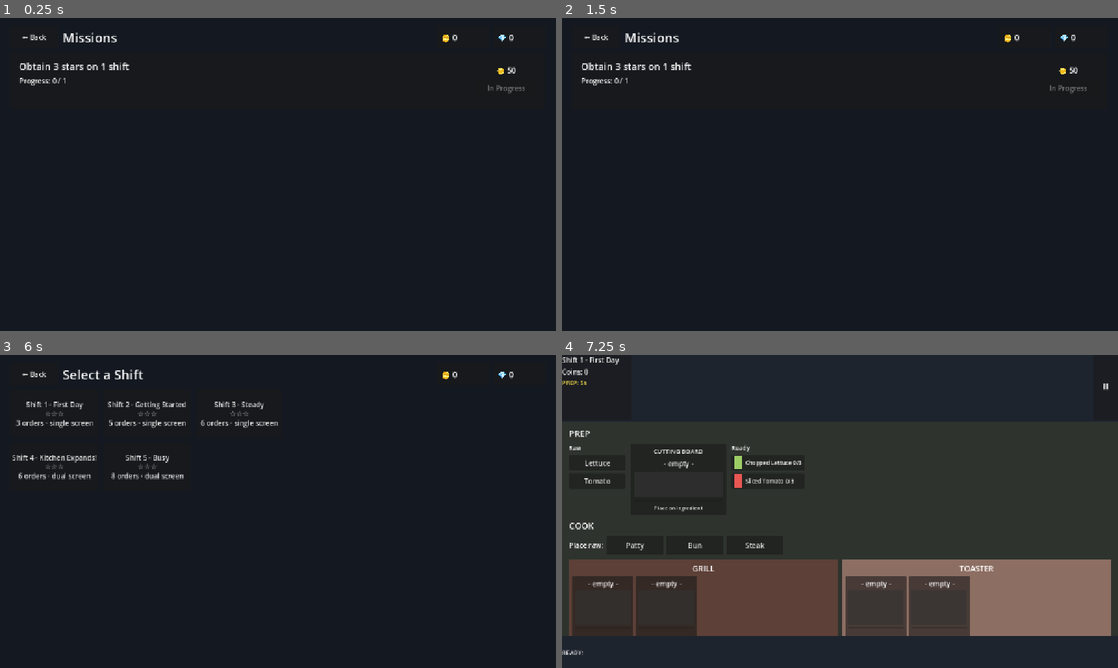
Above: before the commit, frames 1-4 (two rows, left to right).
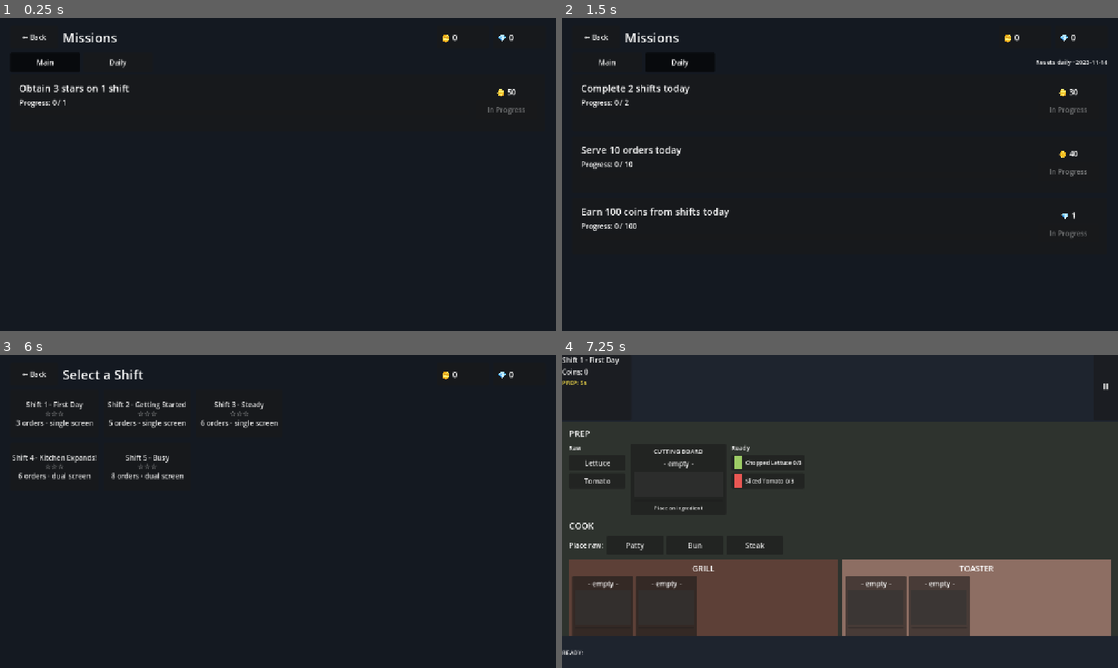
Above: after the commit, the same moments.

Repository: UnrealPenguin/cooking-prototype
Game: Godot game, scene res://scenes/Missions.tscn
Two runs of this game, one before a commit and one after it. Both use one fixed random seed, a clock stepped at 60 frames per second and the inputs below. This scene is started directly instead of the project's main scene.
Inputs (mouse positions are in pixels of both pictures, inside the frame that each line leads up to):
- Up to frame 1 (0.25 s): no input
- Up to frame 2 (1.5 s): click (606, 61) at 0.5 s, where only the run after the commit has a clickable "Main"; click (678, 61) at 1.25 s, where only the run after the commit has a clickable "Daily"
- Up to frame 3 (6 s): click (44, 398) at 2 s, where only the run after the commit has a clickable "Main"; click (116, 398) at 2.75 s, where only the run after the commit has a clickable "Daily"; click (44, 398) at 3.5 s, where only the run after the commit has a clickable "Main"; click (116, 398) at 4.25 s, where only the run after the commit has a clickable "Daily"; click "← Back" at 5 s; click "Play" at 5.75 s
- Up to frame 4 (7.25 s): click "Shift 1 - First Day ☆☆☆ 3 ord…" at 6.5 s

The runs differ from the first frame. In frame 1, 1.0% of the frame differs, in the area x 3-95%, y 13-31%; in frame 2, 2.1%, in the area x 3-98%, y 13-71%; in frame 3, less than 0.1%; in frame 4, less than 0.1%.

Commit message:
added daily mission

Diff:
--- /dev/null
+++ b/data/daily_missions.json
@@ -0,0 +1,26 @@
+[
+  {
+    "id": "daily_shifts_2",
+    "description": "Complete 2 shifts today",
+    "type": "shifts_completed_today",
+    "count": 2,
+    "reward_coins": 30,
+    "reward_gems": 0
+  },
+  {
+    "id": "daily_orders_10",
+    "description": "Serve 10 orders today",
+    "type": "orders_served_today",
+    "count": 10,
+    "reward_coins": 40,
+    "reward_gems": 0
+  },
+  {
+    "id": "daily_coins_100",
+    "description": "Earn 100 coins from shifts today",
+    "type": "coins_earned_today",
+    "count": 100,
+    "reward_coins": 0,
+    "reward_gems": 1
+  }
+]
--- a/scenes/Missions.tscn
+++ b/scenes/Missions.tscn
@@ -79,13 +79,48 @@
 text = "💎 0"
 vertical_alignment = 1
 
+[node name="Tabs" type="HBoxContainer" parent="."]
+layout_mode = 1
+anchors_preset = 10
+anchor_right = 1.0
+offset_left = 24.0
+offset_top = 80.0
+offset_right = -24.0
+offset_bottom = 124.0
+grow_horizontal = 2
+theme_override_constants/separation = 8
+
+[node name="MainTabBtn" type="Button" parent="Tabs"]
+unique_name_in_owner = true
+custom_minimum_size = Vector2(160, 40)
+layout_mode = 2
+toggle_mode = true
+button_pressed = true
+text = "Main"
+
+[node name="DailyTabBtn" type="Button" parent="Tabs"]
+unique_name_in_owner = true
+custom_minimum_size = Vector2(160, 40)
+layout_mode = 2
+toggle_mode = true
+text = "Daily"
+
+[node name="DailyResetLabel" type="Label" parent="Tabs"]
+unique_name_in_owner = true
+layout_mode = 2
+size_flags_horizontal = 3
+horizontal_alignment = 2
+vertical_alignment = 1
+theme_override_font_sizes/font_size = 14
+text = ""
+
 [node name="Scroll" type="ScrollContainer" parent="."]
 layout_mode = 1
 anchors_preset = 15
 anchor_right = 1.0
 anchor_bottom = 1.0
 offset_left = 24.0
-offset_top = 80.0
+offset_top = 130.0
 offset_right = -24.0
 offset_bottom = -24.0
 grow_horizontal = 2
--- a/scripts/Main.gd
+++ b/scripts/Main.gd
@@ -664,6 +664,7 @@
 		_stage_angry = true
 	_stage_coins += coins
 	GameManager.add_coins(coins)
+	MissionManager.track_coins_earned(coins)
 	_update_stats()
 	_consume_from_tray(card.recipe.get("components", []))
 	_active_orders.erase(card)
--- a/scripts/MissionManager.gd
+++ b/scripts/MissionManager.gd
@@ -3,15 +3,33 @@
 signal mission_progress_changed
 signal mission_claimed(mission_id: String)
 signal all_missions_completed
+signal daily_reset
 
 var missions: Array = []
 var current_index: int = 0
+
+var daily_pool: Array = []
+var daily_date: String = ""
+var daily_missions: Array = []  # [{id, claimed}]
+var daily_stats: Dictionary = {
+	"shifts_completed": 0,
+	"orders_served": 0,
+	"coins_earned": 0,
+}
+
+var _in_claim: bool = false
 
 func _ready() -> void:
 	missions = DataLoader._load_json("res://data/missions.json")
 	if typeof(missions) != TYPE_ARRAY:
 		missions = []
+	daily_pool = DataLoader._load_json("res://data/daily_missions.json")
+	if typeof(daily_pool) != TYPE_ARRAY:
+		daily_pool = []
 	GameManager.level_stars_updated.connect(func(_id, _s): emit_signal("mission_progress_changed"))
+	GameManager.level_completed.connect(_on_level_completed)
+	GameManager.coins_changed.connect(_on_coins_changed)
+	check_daily_reset()
 
 func has_active_mission() -> bool:
 	return current_index < missions.size()
@@ -39,23 +57,131 @@
 	if not bool(progress.get("claimable", false)):
 		return false
 	var m: Dictionary = get_current_mission()
+	_pay_reward(m)
+	var claimed_id: String = str(m.get("id", ""))
+	current_index += 1
+	emit_signal("mission_claimed", claimed_id)
+	emit_signal("mission_progress_changed")
+	if not has_active_mission():
+		emit_signal("all_missions_completed")
+	return true
+
+func reset() -> void:
+	current_index = 0
+	daily_date = ""
+	daily_missions = []
+	daily_stats = {
+		"shifts_completed": 0,
+		"orders_served": 0,
+		"coins_earned": 0,
+	}
+	check_daily_reset()
+	emit_signal("mission_progress_changed")
+
+# ---------- Daily missions ----------
+
+func check_daily_reset() -> void:
+	var today := _today_string()
+	if daily_date != today:
+		daily_date = today
+		_pick_daily_set()
+		daily_stats = {
+			"shifts_completed": 0,
+			"orders_served": 0,
+			"coins_earned": 0,
+		}
+		emit_signal("daily_reset")
+		emit_signal("mission_progress_changed")
+
+func get_daily_entries() -> Array:
+	check_daily_reset()
+	var out: Array = []
+	for entry in daily_missions:
+		var template := _find_daily_template(str(entry.get("id", "")))
+		if template.is_empty():
+			continue
+		var current := _evaluate_daily_progress(template)
+		var target := int(template.get("count", 1))
+		var claimed := bool(entry.get("claimed", false))
+		out.append({
+			"template": template,
+			"current": min(current, target),
+			"target": target,
+			"claimable": (not claimed) and current >= target,
+			"claimed": claimed,
+		})
+	return out
+
+func claim_daily(mission_id: String) -> bool:
+	check_daily_reset()
+	for entry in daily_missions:
+		if str(entry.get("id", "")) != mission_id:
+			continue
+		if bool(entry.get("claimed", false)):
+			return false
+		var template := _find_daily_template(mission_id)
+		if template.is_empty():
+			return false
+		var current := _evaluate_daily_progress(template)
+		if current < int(template.get("count", 1)):
+			return false
+		entry["claimed"] = true
+		_pay_reward(template)
+		emit_signal("mission_claimed", mission_id)
+		emit_signal("mission_progress_changed")
+		return true
+	return false
+
+func _pick_daily_set() -> void:
+	daily_missions = []
+	for tpl in daily_pool:
+		daily_missions.append({"id": str(tpl.get("id", "")), "claimed": false})
+
+func _find_daily_template(id: String) -> Dictionary:
+	for tpl in daily_pool:
+		if str(tpl.get("id", "")) == id:
+			return tpl
+	return {}
+
+func _evaluate_daily_progress(template: Dictionary) -> int:
+	var type: String = str(template.get("type", ""))
+	match type:
+		"shifts_completed_today":
+			return int(daily_stats.get("shifts_completed", 0))
+		"orders_served_today":
+			return int(daily_stats.get("orders_served", 0))
+		"coins_earned_today":
+			return int(daily_stats.get("coins_earned", 0))
+		_:
+			return 0
+
+func _on_level_completed(summary: Dictionary) -> void:
+	check_daily_reset()
+	daily_stats["shifts_completed"] = int(daily_stats.get("shifts_completed", 0)) + 1
+	daily_stats["orders_served"] = int(daily_stats.get("orders_served", 0)) + int(summary.get("completed", 0))
+	emit_signal("mission_progress_changed")
+
+func _on_coins_changed(_total: int) -> void:
+	pass  # placeholder; we track via add_coins delta below
+
+func track_coins_earned(amount: int) -> void:
+	if _in_claim or amount <= 0:
+		return
+	check_daily_reset()
+	daily_stats["coins_earned"] = int(daily_stats.get("coins_earned", 0)) + amount
+	emit_signal("mission_progress_changed")
+
+# ---------- Shared ----------
+
+func _pay_reward(m: Dictionary) -> void:
+	_in_claim = true
 	var coins := int(m.get("reward_coins", 0))
 	var gems := int(m.get("reward_gems", 0))
 	if coins > 0:
 		GameManager.add_coins(coins)
 	if gems > 0:
 		GameManager.add_gems(gems)
-	var claimed_id: String = str(m.get("id", ""))
-	current_index += 1
-	emit_signal("mission_claimed", claimed_id)
-	emit_signal("mission_progress_changed")
-	if not has_active_mission():
-		emit_signal("all_missions_completed")
-	return true
-
-func reset() -> void:
-	current_index = 0
-	emit_signal("mission_progress_changed")
+	_in_claim = false
 
 func _evaluate_progress(m: Dictionary) -> int:
 	var type: String = str(m.get("type", ""))
@@ -69,3 +195,6 @@
 			return count
 		_:
 			return 0
+
+func _today_string() -> String:
+	return Time.get_date_string_from_system()
--- a/scripts/Missions.gd
+++ b/scripts/Missions.gd
@@ -4,31 +4,82 @@
 @onready var _back_btn: Button = %BackBtn
 @onready var _coins_label: Label = %CoinsLabel
 @onready var _gems_label: Label = %GemsLabel
+@onready var _main_tab_btn: Button = %MainTabBtn
+@onready var _daily_tab_btn: Button = %DailyTabBtn
+@onready var _daily_reset_label: Label = %DailyResetLabel
+
+var _active_tab: String = "main"
 
 func _ready() -> void:
 	_back_btn.pressed.connect(_on_back)
+	_main_tab_btn.pressed.connect(func(): _switch_tab("main"))
+	_daily_tab_btn.pressed.connect(func(): _switch_tab("daily"))
 	GameManager.coins_changed.connect(func(v): _coins_label.text = "🪙 %d" % v)
 	GameManager.gems_changed.connect(func(v): _gems_label.text = "💎 %d" % v)
 	MissionManager.mission_progress_changed.connect(_rebuild)
+	MissionManager.daily_reset.connect(_rebuild)
 	_coins_label.text = "🪙 %d" % GameManager.coins
 	_gems_label.text = "💎 %d" % GameManager.gems
+	MissionManager.check_daily_reset()
 	call_deferred("_rebuild")
+
+func _switch_tab(tab: String) -> void:
+	_active_tab = tab
+	_main_tab_btn.button_pressed = tab == "main"
+	_daily_tab_btn.button_pressed = tab == "daily"
+	_rebuild()
 
 func _rebuild() -> void:
 	for child in _mission_list.get_children():
 		child.queue_free()
+	if _active_tab == "daily":
+		_daily_reset_label.text = "Resets daily · %s" % MissionManager.daily_date
+		_build_daily()
+	else:
+		_daily_reset_label.text = ""
+		_build_main()
+
+func _build_main() -> void:
 	if not MissionManager.has_active_mission():
-		_mission_list.add_child(_make_done_card())
+		_mission_list.add_child(_make_done_card("All missions complete! More on the way."))
 		return
-	_mission_list.add_child(_make_mission_card())
+	_mission_list.add_child(_make_main_card())
 
-func _make_mission_card() -> Control:
+func _build_daily() -> void:
+	var entries: Array = MissionManager.get_daily_entries()
+	if entries.is_empty():
+		_mission_list.add_child(_make_done_card("No daily missions today."))
+		return
+	for entry in entries:
+		_mission_list.add_child(_make_daily_card(entry))
+
+func _make_main_card() -> Control:
 	var m: Dictionary = MissionManager.get_current_mission()
 	var progress: Dictionary = MissionManager.get_progress()
-	var current: int = int(progress.get("current", 0))
-	var target: int = int(progress.get("target", 1))
-	var claimable: bool = bool(progress.get("claimable", false))
+	return _build_card(
+		str(m.get("description", "")),
+		int(progress.get("current", 0)),
+		int(progress.get("target", 1)),
+		bool(progress.get("claimable", false)),
+		false,
+		_reward_text(m),
+		_on_claim_main
+	)
 
+func _make_daily_card(entry: Dictionary) -> Control:
+	var template: Dictionary = entry.get("template", {})
+	var id: String = str(template.get("id", ""))
+	return _build_card(
+		str(template.get("description", "")),
+		int(entry.get("current", 0)),
+		int(entry.get("target", 1)),
+		bool(entry.get("claimable", false)),
+		bool(entry.get("claimed", false)),
+		_reward_text(template),
+		func(): MissionManager.claim_daily(id)
+	)
+
+func _build_card(desc: String, current: int, target: int, claimable: bool, claimed: bool, reward: String, on_claim: Callable) -> Control:
 	var panel := PanelContainer.new()
 	panel.custom_minimum_size = Vector2(0, 130)
 	var margin := MarginContainer.new()
@@ -48,7 +99,7 @@
 	row.add_child(info)
 
 	var title := Label.new()
-	title.text = str(m.get("description", ""))
+	title.text = desc
 	title.add_theme_font_size_override("font_size", 22)
 	info.add_child(title)
 
@@ -59,7 +110,7 @@
 
 	var bar := ProgressBar.new()
 	bar.min_value = 0
-	bar.max_value = target
+	bar.max_value = max(target, 1)
 	bar.value = current
 	bar.custom_minimum_size = Vector2(0, 14)
 	bar.show_percentage = false
@@ -71,21 +122,28 @@
 	row.add_child(reward_col)
 
 	var reward_label := Label.new()
-	reward_label.text = _reward_text(m)
+	reward_label.text = reward
 	reward_label.add_theme_font_size_override("font_size", 18)
 	reward_label.horizontal_alignment = HORIZONTAL_ALIGNMENT_CENTER
 	reward_col.add_child(reward_label)
 
-	var claim_btn := Button.new()
-	claim_btn.text = "Claim" if claimable else "In Progress"
-	claim_btn.disabled = not claimable
-	claim_btn.custom_minimum_size = Vector2(140, 44)
-	claim_btn.pressed.connect(_on_claim)
-	reward_col.add_child(claim_btn)
+	var btn := Button.new()
+	if claimed:
+		btn.text = "Claimed"
+		btn.disabled = true
+	elif claimable:
+		btn.text = "Claim"
+		btn.disabled = false
+	else:
+		btn.text = "In Progress"
+		btn.disabled = true
+	btn.custom_minimum_size = Vector2(140, 44)
+	btn.pressed.connect(on_claim)
+	reward_col.add_child(btn)
 
 	return panel
 
-func _make_done_card() -> Control:
+func _make_done_card(text: String) -> Control:
 	var panel := PanelContainer.new()
 	panel.custom_minimum_size = Vector2(0, 100)
 	var margin := MarginContainer.new()
@@ -95,7 +153,7 @@
 	margin.add_theme_constant_override("margin_bottom", 16)
 	panel.add_child(margin)
 	var label := Label.new()
-	label.text = "All missions complete! More on the way."
+	label.text = text
 	label.horizontal_alignment = HORIZONTAL_ALIGNMENT_CENTER
 	label.add_theme_font_size_override("font_size", 20)
 	margin.add_child(label)
@@ -113,7 +171,7 @@
 		return "—"
 	return "  ".join(parts)
 
-func _on_claim() -> void:
+func _on_claim_main() -> void:
 	MissionManager.claim_current()
 
 func _on_back() -> void:
--- a/scripts/SaveManager.gd
+++ b/scripts/SaveManager.gd
@@ -8,6 +8,7 @@
 	GameManager.gems_changed.connect(func(_v): save_game())
 	GameManager.level_stars_updated.connect(func(_id, _s): save_game())
 	MissionManager.mission_claimed.connect(func(_id): save_game())
+	MissionManager.mission_progress_changed.connect(save_game)
 
 func load_game() -> void:
 	if not FileAccess.file_exists(SAVE_PATH):
@@ -29,6 +30,14 @@
 	if typeof(stars_raw) == TYPE_DICTIONARY:
 		GameManager.level_best_stars = stars_raw
 	MissionManager.current_index = int(data.get("mission_index", 0))
+	MissionManager.daily_date = str(data.get("daily_date", ""))
+	var daily_raw: Variant = data.get("daily_missions", [])
+	if typeof(daily_raw) == TYPE_ARRAY:
+		MissionManager.daily_missions = daily_raw
+	var stats_raw: Variant = data.get("daily_stats", {})
+	if typeof(stats_raw) == TYPE_DICTIONARY:
+		MissionManager.daily_stats = stats_raw
+	MissionManager.check_daily_reset()
 	MissionManager.emit_signal("mission_progress_changed")
 
 func save_game() -> void:
@@ -37,6 +46,9 @@
 		"gems": GameManager.gems,
 		"level_best_stars": GameManager.level_best_stars,
 		"mission_index": MissionManager.current_index,
+		"daily_date": MissionManager.daily_date,
+		"daily_missions": MissionManager.daily_missions,
+		"daily_stats": MissionManager.daily_stats,
 	}
 	var file := FileAccess.open(SAVE_PATH, FileAccess.WRITE)
 	if file == null:
